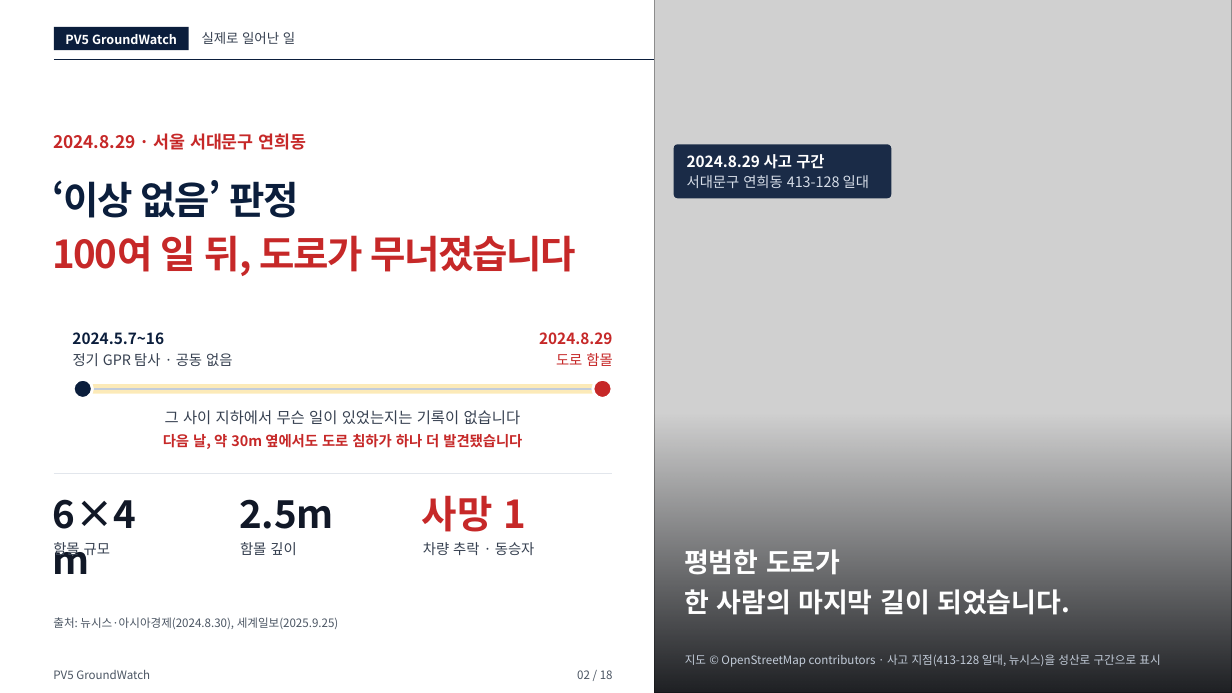
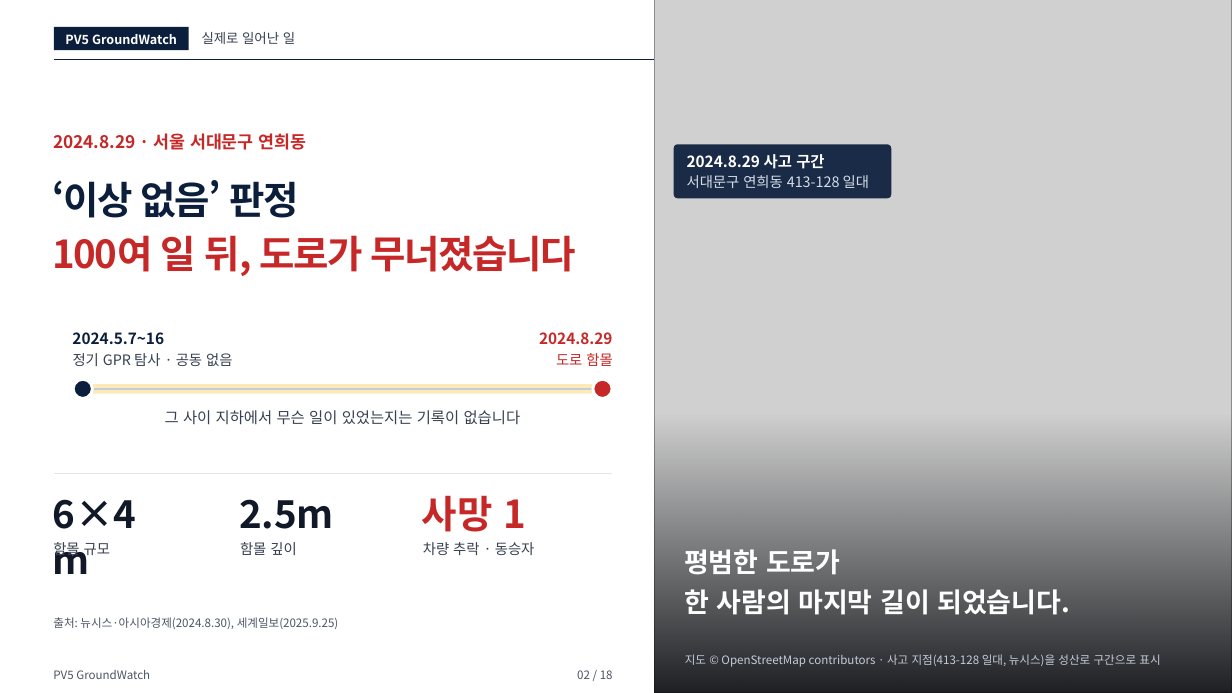
Before and after one commit to woojin-choe/pv5-hose-lab, a slide deck: slide 2 of ppt_all/PV5_GroundWatch_10_25.pptx. Drawn at 1232x693 pixels with LibreOffice and Linux fonts; fonts in the diff are those of the drawing; grey boxes stand for pictures. Boxes give left, top, right and bottom in pixels: in the first picture for what was removed or moved away, otherwise in the second. Text is boxed around its words. In the diff, an @@ line names an element or a change of style, - is before the commit and + after.

```diff
--- a/ppt_all/PV5_GroundWatch_10_25.pptx
+++ b/ppt_all/PV5_GroundWatch_10_25.pptx
@@ text removed at box(163, 434, 522, 449) @@
-다음 날, 약 30m 옆에서도 도로 침하가 하나 더 발견됐습니다
```
Also in this commit, not shown: 12 other slides changed, 18 other files.
